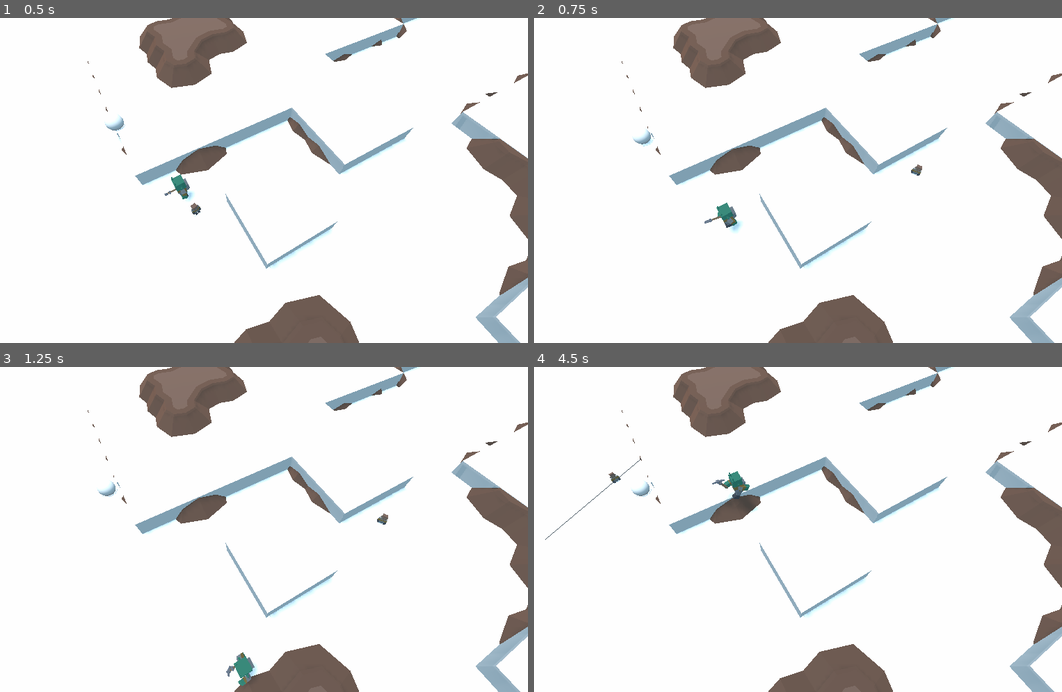
Above: before the commit, frames 1-4 (two rows, left to right).
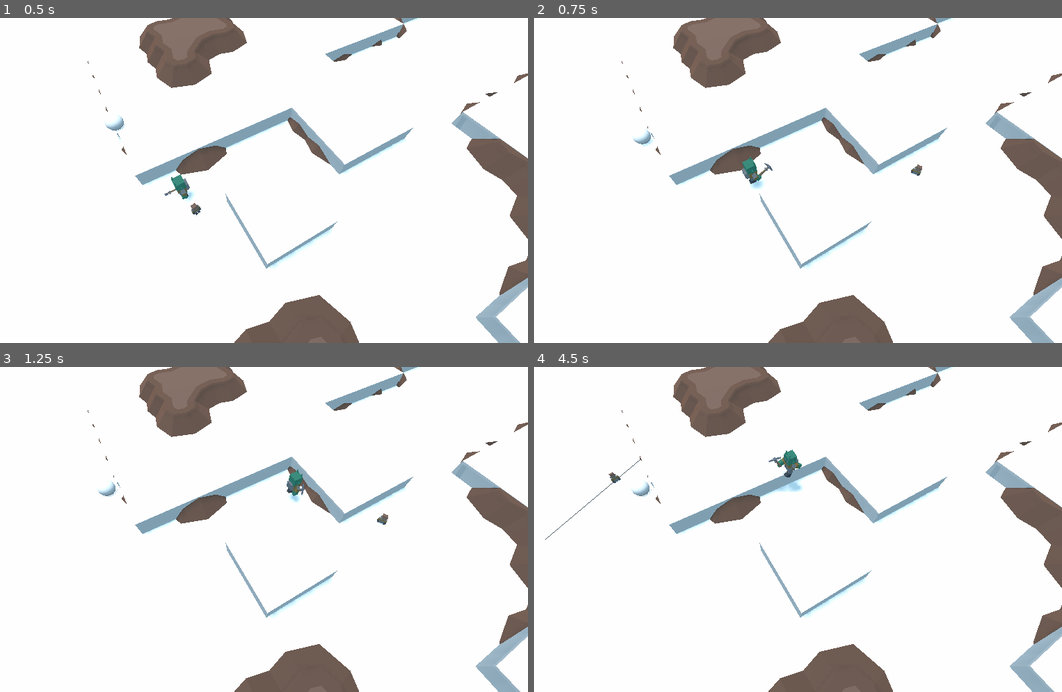
Above: after the commit, the same moments.

Repository: GameDrivenDesign/crusaders-guide-to-die-ning
Game: Godot game, scene res://game/game.tscn
Two runs of this game, one before a commit and one after it. Both use one fixed random seed, a clock stepped at 60 frames per second and the inputs below.
Inputs (mouse positions are in pixels of both pictures, inside the frame that each line leads up to):
- Up to frame 1 (0.5 s): no input
- Up to frame 2 (0.75 s): tap Enter (ui_accept) at 0.5 s; move the mouse to (903, 164) at 0.52 s; hold Right (ui_right) from 0.53 s (still down); click (903, 164) at 0.6 s
- Up to frame 3 (1.25 s): keep holding Right (ui_right); tap Enter (ui_accept) at 0.77 s
- Up to frame 4 (4.5 s): move the mouse to (671, 545) at 1.27 s; release Right (ui_right) at 1.28 s; hold Down (ui_down) 1.28-2.03 s; click (671, 545) at 1.35 s; tap Enter (ui_accept) at 1.52, 3.02, 3.77 s; move the mouse to (840, 458) at 2.02 s; hold Right (ui_right) 2.03-2.78 s; click (840, 458) at 2.1 s; move the mouse to (755, 594) at 2.77 s; hold Up (ui_up) 2.78-3.53 s; click (755, 594) at 2.85 s; move the mouse to (951, 578) at 3.52 s; hold Left (ui_left) from 3.53 s (still down); click (951, 578) at 3.6 s; move the mouse to (618, 480) at 4.27 s; click (618, 480) at 4.35 s

Frame 1 is identical in both runs. In frame 2, 0.5% of the frame differs, in the area x 32-46%, y 42-67%; in frame 3, 0.5%; in frame 4, 0.6%, in the area x 33-51%, y 25-45%.
Error in both runs: Assertion failed. (res://addons/multiplayer/NetworkGame.gd:84)

Commit message:
Look where you go

Diff:
--- a/alien/alien.gd
+++ b/alien/alien.gd
@@ -7,19 +7,22 @@
 
 func _process(delta):
 	var moving = false
+	var direction = Vector3(0, 0, 0)
 	if Input.is_action_pressed("ui_up"):
 		moving = true
-		move_and_slide(Vector3(0,0,speed))
+		direction += Vector3(speed,0,0)
 	if Input.is_action_pressed("ui_down"):
 		moving = true
-		move_and_slide(Vector3(0,0,-speed))
+		direction += Vector3(-speed,0,0)
 	if Input.is_action_pressed("ui_left"):
 		moving = true
-		move_and_slide(Vector3(speed,0,0))
+		direction += Vector3(0,0,-speed)
 	if Input.is_action_pressed("ui_right"):
 		moving = true
-		move_and_slide(Vector3(-speed,0,0))
+		direction += Vector3(0,0,speed)
 	if moving == true:
+		move_and_slide(direction)
+		look_at(direction + global_transform.origin, Vector3.UP)
 		$AnimationPlayer.play("Walking")
 	else:
 		$AnimationPlayer.play("Idle")
